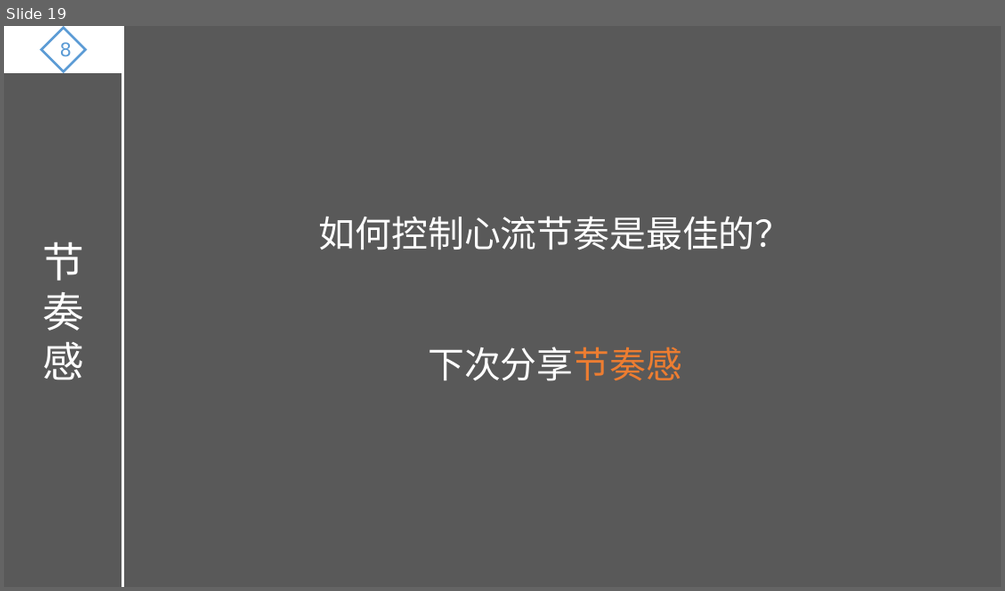
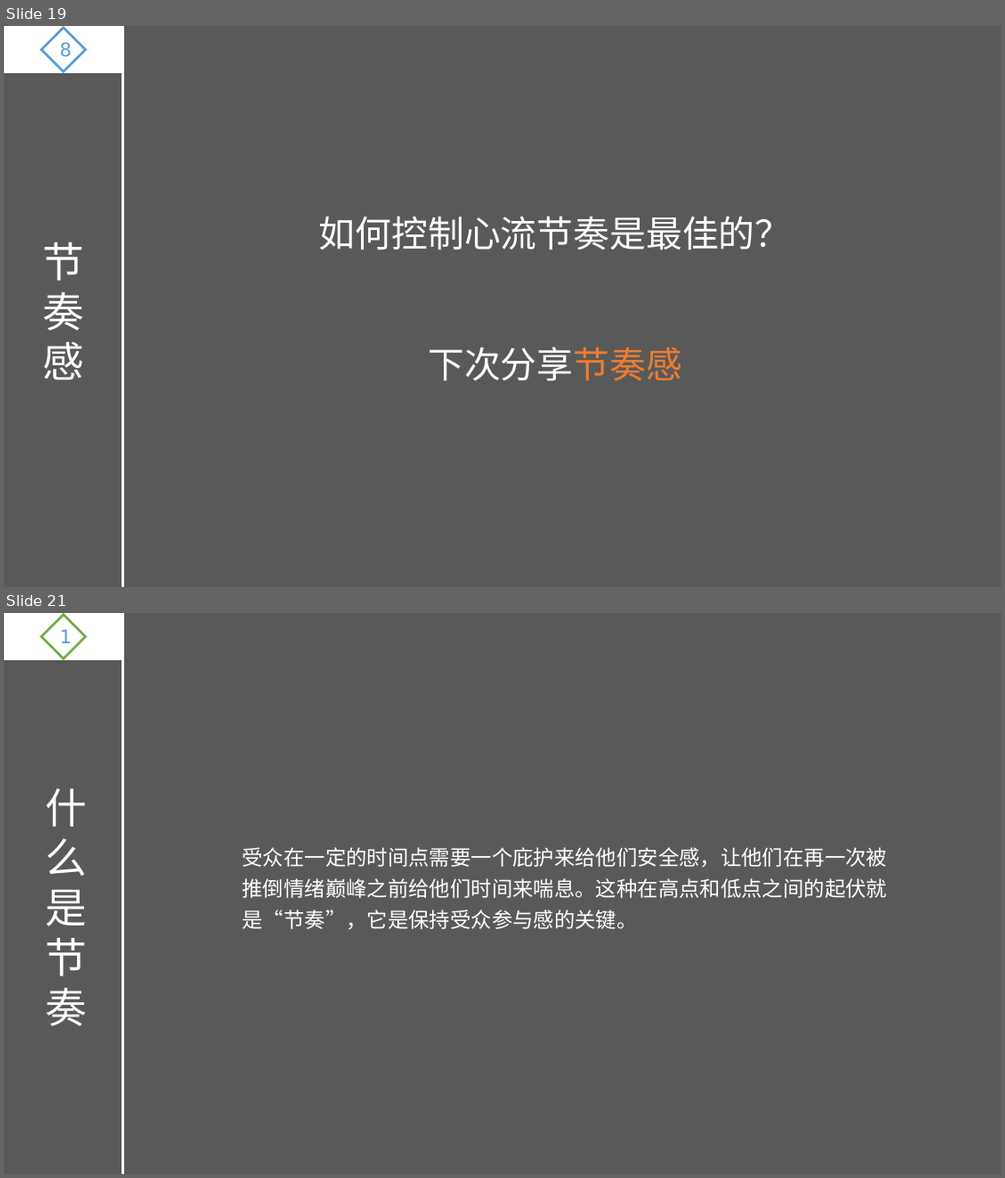
Before and after one commit to ThreePeopleGame/Death, a slide deck: Share/游戏设计理论.pptx. Shown one above the other, each under a label of ours: slide 19 before the commit, slides 19 and 21 after it; the slides between them are not shown. The pictures are 1005x591 and 1005x1178 pixels, drawn with LibreOffice and Linux fonts; fonts in the diff are those of the drawing. Boxes give left, top, right and bottom in pixels: in the first picture for what was removed or moved away, otherwise in the second. Text is boxed around its words. In the diff, an @@ line names an element or a change of style, - is before the commit and + after.

Commit message:
节奏感
节奏感

```diff
--- a/Share/游戏设计理论.pptx
+++ b/Share/游戏设计理论.pptx
@@ slide 21 added at [4, 613, 1001, 1174], background #595959 @@
@@ rectangle added at [4, 613, 123, 660], fill #FFFFFF, outline #FFFFFF 1.5 pt @@
@@ diamond added at [41, 615, 86, 658], outline #70AD47 2.25 pt, 18 pt, text #5B9BD5 @@
+1
@@ line added from (123, 613) to (123, 1174), #FFFFFF 2.25 pt @@
@@ text added at [45, 788, 87, 1026], 40 pt, text #FFFFFF @@
+什么是
+节奏
@@ text added at [243, 847, 887, 929], 20 pt, text #FFFFFF @@
+受众在一定的时间点需要一个庇护来给他们安全感，让他们在再一次被推倒情绪巅峰之前给他们时间来喘息。这种在高点和低点之间的起伏就是“节奏”，它是保持受众参与感的关键。
```
Also in this commit, not shown: 5 other slides added.
